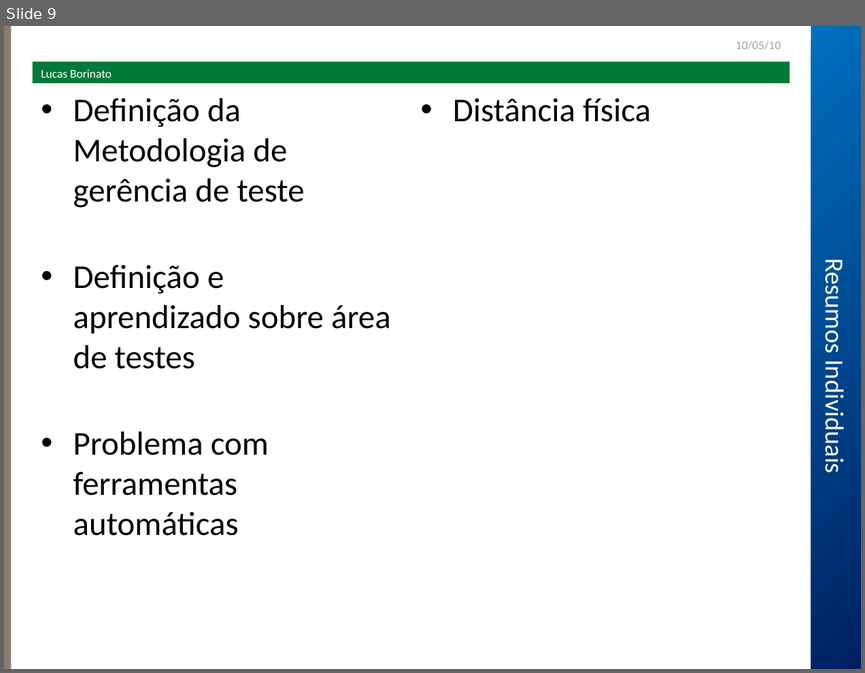
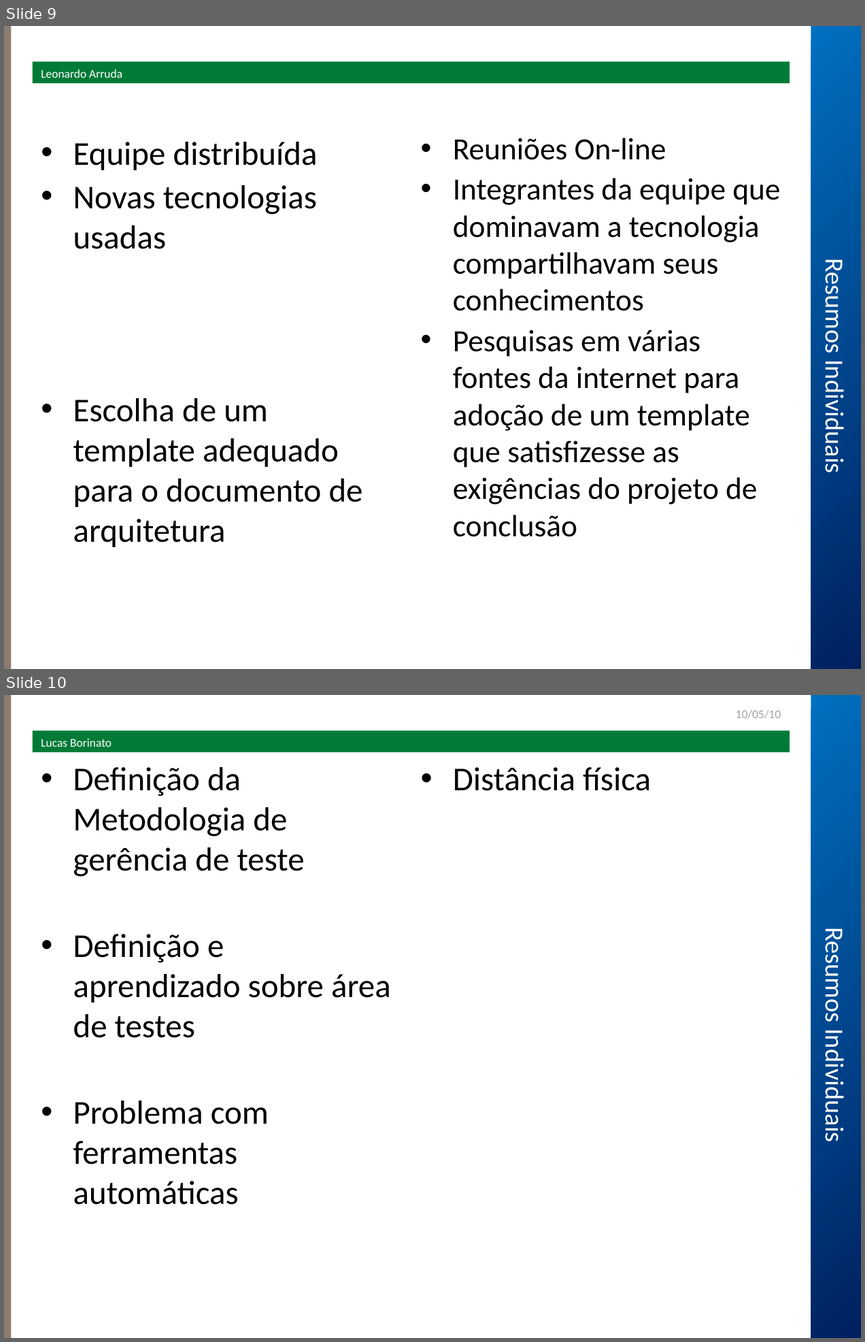
Before and after one commit to robsonmrsp/tcc-fbv-poscomp5-fabrica2, a slide deck: sisa/Seminário/Apresentação.ppt. Shown one above the other, each under a label of ours: slide 9 before the commit, slides 9 and 10 after it. The pictures are 865x673 and 865x1342 pixels, drawn with LibreOffice and Linux fonts; fonts in the diff are those of the drawing; background and template pictures are left out. Boxes give left, top, right and bottom in pixels: in the first picture for what was removed or moved away, otherwise in the second. Text is boxed around its words. In the diff, an @@ line names an element or a change of style, - is before the commit and + after.

Commit message:
commitando a minha parte Leonardo Arruda

```diff
--- a/sisa/Seminário/Apresentação.ppt
+++ b/sisa/Seminário/Apresentação.ppt
@@ slide 9 added at (x1=4, y1=26, x2=861, y2=669), background #FFFFFF; not listed: 2 template elements that a slide beside it also shows @@
@@ rectangle added at (x1=33, y1=62, x2=789, y2=83), fill #007A37, 10 pt, text #FFFFFF @@
+Leonardo Arruda
@@ text added at (x1=73, y1=142, x2=363, y2=547), 28 pt, text #000000 @@
+• Equipe distribuída
+• Novas tecnologias usadas
+• Escolha de um template adequado para o documento de arquitetura
@@ text added at (x1=453, y1=138, x2=780, y2=537), 25.9 pt, text #000000 @@
+• Reuniões On-line
+• Integrantes da equipe que dominavam a tecnologia compartilhavam seus conhecimentos
+• Pesquisas em várias fontes da internet para adoção de um template que satisfizesse as exigências do projeto de conclusão
@@ text added at (x1=818, y1=267, x2=850, y2=470), 22 pt, text #FFFFFF @@
+Resumos Individuais
@@ what was slide 9 is now slide 10 @@
```
Also in this commit, not shown: 1 other slide added, 1 slide removed.
